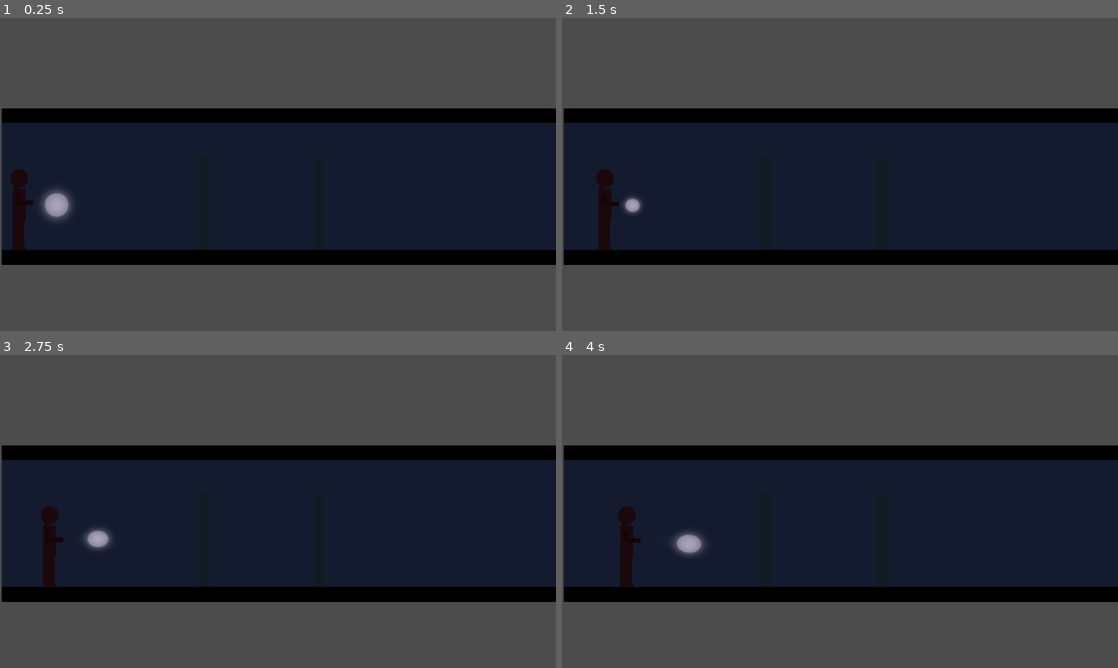
Above: before the commit, frames 1-4 (two rows, left to right).
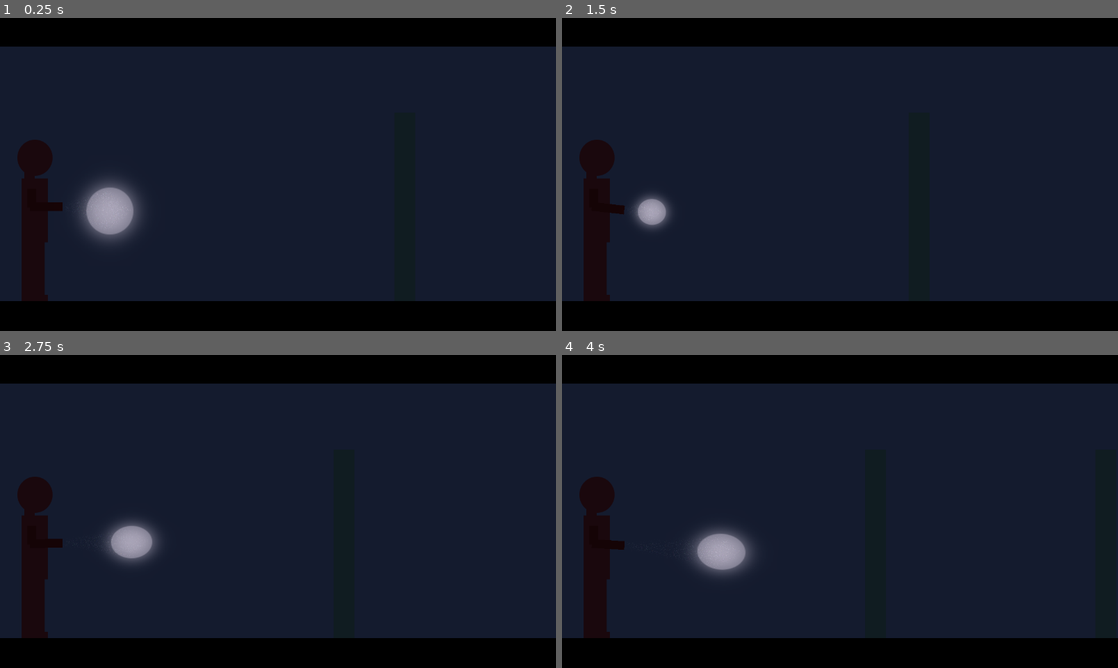
Above: after the commit, the same moments.

Repository: heroofhyla/jumpscare-juneuary
Game: Godot game, scene res://Game.tscn
The game is run twice, just before and just after one commit, with the same random seed, the same clock (stepped at 60 frames per second) and the same inputs.
Inputs (mouse positions are in pixels of both pictures, inside the frame that each line leads up to):
- Up to frame 1 (0.25 s): no input
- Up to frame 2 (1.5 s): tap Enter at 0.5 s; move the mouse to (867, 174) at 0.52 s; hold D (move_right) 0.53-1.28 s; move the mouse to (812, 174) at 1.27 s; hold A (move_left) from 1.28 s (still down)
- Up to frame 3 (2.75 s): move the mouse to (289, 505) at 2.02 s; release A (move_left) at 2.03 s; hold D (move_right) from 2.03 s (still down)
- Up to frame 4 (4 s): move the mouse to (834, 517) at 2.77 s; move the mouse to (878, 514) at 3.52 s; release D (move_right) at 3.53 s; hold A (move_left) from 3.53 s (still down)

The runs differ from the first frame. In frame 1, 64% of the frame differs, in the area x 0-100%, y 0-100%; in frame 2, 62%; in frame 3, 63%; in frame 4, 63%.

Commit message:
Dust motes

Diff:
--- /dev/null
+++ b/godot/DustMotes.gd
@@ -0,0 +1,4 @@
+extends ParallaxLayer
+
+func _physics_process(delta):
+	motion_offset += Vector2(0, -5) * delta
--- a/godot/Game.tscn
+++ b/godot/Game.tscn
@@ -9,15 +9,16 @@
 [ext_resource path="res://flashlight_beam.png" type="Texture" id=7]
 [ext_resource path="res://LightBeamTexture.gd" type="Script" id=8]
 [ext_resource path="res://light_motes.png" type="Texture" id=9]
+[ext_resource path="res://DustMotes.gd" type="Script" id=10]
 
 [sub_resource type="RectangleShape2D" id=2]
 extents = Vector2( 27.5, 184.5 )
 
+[sub_resource type="ViewportTexture" id=3]
+viewport_path = NodePath("LightBeamViewport")
+
 [sub_resource type="CanvasItemMaterial" id=4]
 light_mode = 2
-
-[sub_resource type="ViewportTexture" id=3]
-viewport_path = NodePath("LightBeamViewport")
 
 [node name="Game" type="Node2D"]
 script = ExtResource( 3 )
@@ -100,13 +101,7 @@
 [node name="PlayerCamera" type="Camera2D" parent="Player"]
 position = Vector2( -90, -464 )
 anchor_mode = 0
-
-[node name="LightMotes" type="Sprite" parent="Player"]
-light_mask = 2
-material = SubResource( 4 )
-position = Vector2( -90, -464 )
-texture = ExtResource( 9 )
-centered = false
+current = true
 
 [node name="LightBeam" type="Light2D" parent="Player"]
 light_mask = 2
@@ -118,5 +113,19 @@
 
 [node name="Camera2D" type="Camera2D" parent="."]
 position = Vector2( 1272, 304 )
-current = true
 zoom = Vector2( 2, 2 )
+
+[node name="ParallaxBackground" type="ParallaxBackground" parent="."]
+layer = 0
+scroll_limit_end = Vector2( 9999, 9999 )
+
+[node name="ParallaxLayer" type="ParallaxLayer" parent="ParallaxBackground"]
+light_mask = 2
+motion_mirroring = Vector2( 1280, 720 )
+script = ExtResource( 10 )
+
+[node name="LightMotes" type="Sprite" parent="ParallaxBackground/ParallaxLayer"]
+light_mask = 2
+material = SubResource( 4 )
+texture = ExtResource( 9 )
+centered = false
Not shown: 1 places in godot/Game.tscn that only renumber resources
